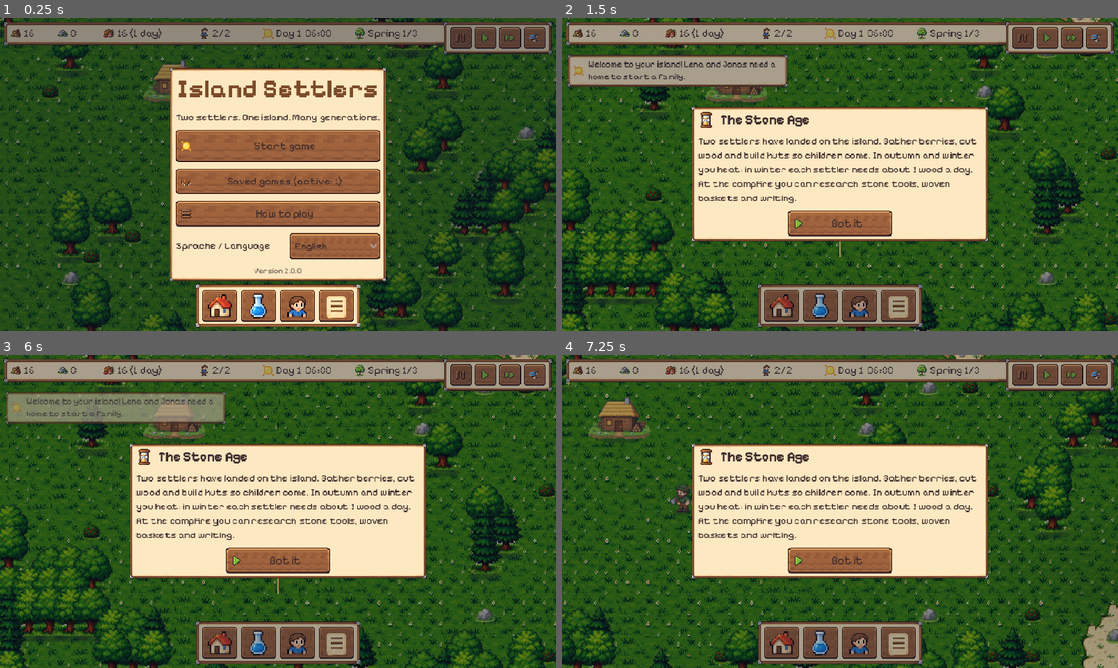
Above: before the commit, frames 1-4 (two rows, left to right).
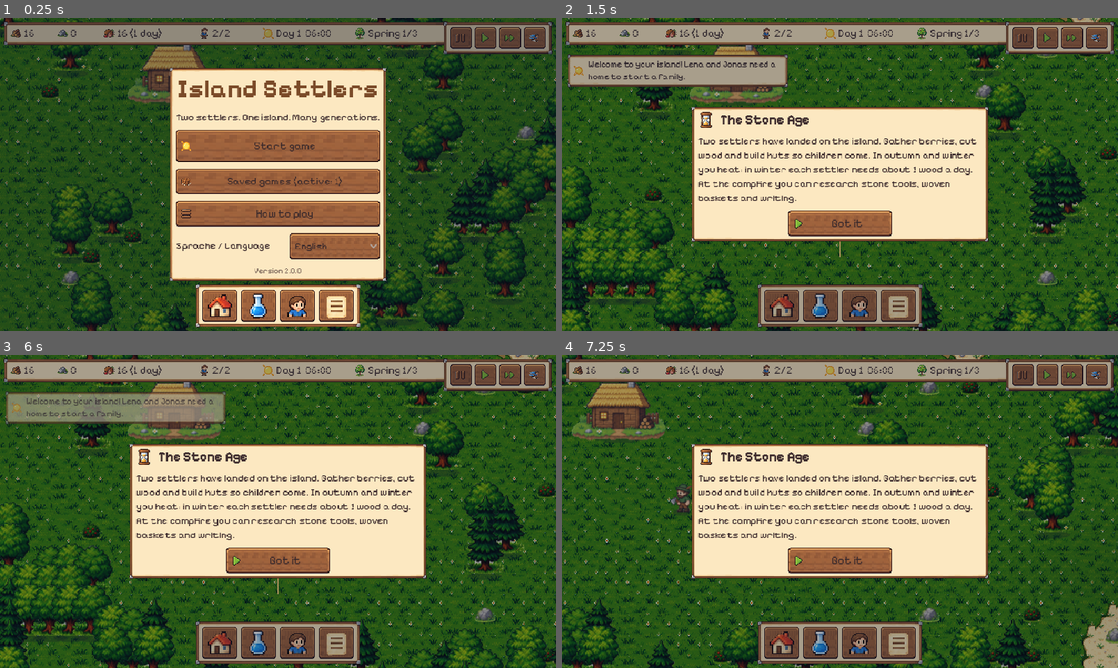
Above: after the commit, the same moments.

Repository: roderichpralle-a11y/New_World
Game: Godot game, scene res://scenes/main.tscn
The game is run twice, just before and just after one commit, with the same random seed, the same clock (stepped at 60 frames per second) and the same inputs.
Inputs (mouse positions are in pixels of both pictures, inside the frame that each line leads up to):
- Up to frame 1 (0.25 s): no input
- Up to frame 2 (1.5 s): click "Start game" at 0.5 s; click (1023, 36) at 1.27 s
- Up to frame 3 (6 s): click (483, 373) at 2.02 s; click (511, 373) at 2.77 s; click (533, 373) at 3.52 s; click (222, 642) at 4.27 s; click (261, 642) at 5.02 s; click (294, 642) at 5.77 s
- Up to frame 4 (7.25 s): tap Enter at 6.5, 6.6 s; move the mouse to (962, 495) at 6.52 s; hold D from 6.53 s (still down); click (962, 495) at 6.67 s; tap Space at 6.77 s

The runs differ from the first frame. In frame 1, 5.2% of the frame differs, in the area x 0-100%, y 0-100%; in frame 2, 7.2%; in frame 3, 7.5%; in frame 4, 6.0%.

Commit message:
Version 2: Größen nach der Figur (Tür als Maßstab), Gebäude und Bäume 30 % kleiner
Jedes Gebäude als eigenes Bild in seiner gemessenen Größe (assets/sprites_hd/big, Data.BIG),
Grundflächen angepasst, Bäume, Tiere und Schiffe nach festen Höhen.

Co-Authored-By: Claude Opus 5.5 (1M context) <noreply@anthropic.com>
Claude-Session: https://claude.ai/code/session_01AQm9zvnYFHHm6K4gRz9rXd

Diff:
--- /dev/null
+++ b/assets/sprites_hd/big/index.json
@@ -0,0 +1,377 @@
+{
+"ai_center": [
+1,
+79,
+66
+],
+"apartment": [
+1,
+100,
+83
+],
+"armory": [
+1,
+75,
+54
+],
+"automaton": [
+1,
+78,
+52
+],
+"bakery": [
+1,
+87,
+58
+],
+"bench": [
+1,
+20,
+15
+],
+"brickworks": [
+1,
+78,
+51
+],
+"cannery": [
+1,
+94,
+55
+],
+"charcoal": [
+1,
+75,
+50
+],
+"claypit": [
+1,
+74,
+46
+],
+"cowshed": [
+1,
+80,
+50
+],
+"equestrian": [
+1,
+42,
+45
+],
+"flagpole": [
+4,
+32,
+47
+],
+"flower_tub": [
+1,
+14,
+14
+],
+"flowerbed_blue": [
+1,
+18,
+15
+],
+"flowerbed_red": [
+1,
+18,
+14
+],
+"flowerbed_yellow": [
+1,
+18,
+14
+],
+"fountain": [
+4,
+36,
+30
+],
+"future_city": [
+1,
+87,
+75
+],
+"glassworks": [
+1,
+76,
+55
+],
+"greenhouse": [
+1,
+66,
+38
+],
+"harbor": [
+1,
+84,
+58
+],
+"harbor_big": [
+1,
+100,
+64
+],
+"henhouse": [
+1,
+76,
+51
+],
+"hologram": [
+4,
+26,
+31
+],
+"house_stone": [
+1,
+64,
+51
+],
+"house_wood": [
+1,
+74,
+59
+],
+"hut": [
+1,
+73,
+52
+],
+"jetty": [
+1,
+68,
+40
+],
+"lab": [
+1,
+84,
+60
+],
+"lantern": [
+1,
+20,
+29
+],
+"library": [
+1,
+77,
+51
+],
+"lighthouse": [
+2,
+61,
+62
+],
+"lodge": [
+1,
+88,
+54
+],
+"menhir": [
+1,
+26,
+27
+],
+"mill": [
+4,
+70,
+68
+],
+"mine": [
+1,
+75,
+51
+],
+"monument": [
+1,
+34,
+36
+],
+"obelisk": [
+1,
+30,
+41
+],
+"office": [
+1,
+61,
+50
+],
+"papermill": [
+1,
+79,
+53
+],
+"park": [
+1,
+54,
+41
+],
+"pavilion": [
+1,
+45,
+43
+],
+"pigsty": [
+1,
+71,
+46
+],
+"plan_automaton": [
+1,
+47,
+42
+],
+"pond": [
+1,
+38,
+29
+],
+"printshop": [
+1,
+76,
+56
+],
+"quarry": [
+1,
+75,
+51
+],
+"quay_food": [
+1,
+101,
+59
+],
+"quay_ore": [
+1,
+88,
+55
+],
+"quay_wood": [
+1,
+85,
+52
+],
+"radio": [
+1,
+67,
+55
+],
+"rose_arch": [
+1,
+31,
+30
+],
+"sawpit": [
+1,
+75,
+51
+],
+"school": [
+1,
+78,
+65
+],
+"scriptorium": [
+1,
+68,
+52
+],
+"scriptorium2": [
+1,
+76,
+53
+],
+"scriptorium3": [
+1,
+69,
+54
+],
+"scriptorium4": [
+1,
+79,
+68
+],
+"shipyard": [
+1,
+83,
+60
+],
+"shipyard2": [
+1,
+89,
+65
+],
+"shipyard3": [
+1,
+100,
+76
+],
+"smelter": [
+1,
+77,
+56
+],
+"smithy": [
+1,
+75,
+52
+],
+"smokehouse": [
+1,
+64,
+46
+],
+"statue_bronze": [
+1,
+25,
+35
+],
+"statue_stone": [
+1,
+28,
+31
+],
+"store_big": [
+1,
+76,
+54
+],
+"storehouse": [
+1,
+64,
+50
+],
+"street_lamp": [
+1,
+18,
+35
+],
+"sundial": [
+1,
+18,
+18
+],
+"tablets": [
+1,
+60,
+50
+],
+"tenement": [
+1,
+76,
+68
+],
+"tower": [
+1,
+29,
+38
+],
+"university": [
+1,
+103,
+70
+]
+}
--- a/data/buildings.json
+++ b/data/buildings.json
@@ -7,19 +7,19 @@
   "grosslager": {"name": "Großes Lager", "desc": "Ein steinerner Speicher mit Stauraum 1000 für alle Waren.", "size": [4, 2], "sprite": "store_big", "buildable": true, "category": "lager", "requires": "maurerei", "storage": 1000, "work": 40, "cost": {"bretter": 16, "stein": 10, "ziegel": 14}},
   "feld": {"name": "Getreidefeld", "desc": "Ein Bauer sät und erntet hier regelmäßig Getreide.", "size": [1, 1], "sprit …(282 unchanged characters)…
   "obstgarten": {"name": "Obstgarten", "desc": "Apfelbäume, die ein Bauer pflegt. Wächst langsamer als Getreide, bringt …(361 unchanged characters)…
-  "muehle": {"name": "Windmühle", "desc": "Mahlt Getreide zu Mehl für die Bäckerei.", "size": [2, 2], "sprite": "mill", "buildable": tru …(254 unchanged characters)…
-  "baeckerei": {"name": "Bäckerei", "desc": "Backt aus Mehl Brot, das sehr lange satt macht.", "size": [3, 2], "sprite": "bakery", "buildable": t …(296 unchanged characters)…
-  "raeucherei": {"name": "Räucherei", "desc": "Räuchert Fisch, damit er viel länger satt macht.", "size": [2, 2], "sprite": "smokehouse", "buildable …(314 unchanged characters)…
+  "muehle": {"name": "Windmühle", "desc": "Mahlt Getreide zu Mehl für die Bäckerei.", "size": [3, 2], "sprite": "mill", "buildable": tru …(254 unchanged characters)…
+  "baeckerei": {"name": "Bäckerei", "desc": "Backt aus Mehl Brot, das sehr lange satt macht.", "size": [4, 2], "sprite": "bakery", "buildable": t …(296 unchanged characters)…
+  "raeucherei": {"name": "Räucherei", "desc": "Räuchert Fisch, damit er viel länger satt macht.", "size": [3, 2], "sprite": "smokehouse", "buildable …(314 unchanged characters)…
   "huehnerhof": {"name": "Hühnerhof", "desc": "Hühner werden mit Getreide gefüttert und legen Eier. Ein Bauer versorgt  …(306 unchanged characters)…
   "schweinestall": {"name": "Schweinestall", "desc": "Schweine werden mit Getreide gemästet und geben Fleisch, das gut  …(349 unchanged characters)…
   "kuhstall": {"name": "Kuhstall", "desc": "Kühe fressen Getreide und Heu und geben jeden Tag Milch, die satt macht und …(342 unchanged characters)…
-  "saegegrube": {"name": "Sägegrube", "desc": "Hier wird Holz zu Brettern zersägt.", "size": [2, 2], "sprite": "sawpit", "buildable": t …(297 unchanged characters)…
-  "lehmgrube": {"name": "Lehmgrube", "desc": "Ein Steinmetz sticht hier Lehm für Ziegel.", "size": [2, 2], "sprite": "claypit", "buildable":  …(230 unchanged characters)…
+  "saegegrube": {"name": "Sägegrube", "desc": "Hier wird Holz zu Brettern zersägt.", "size": [3, 2], "sprite": "sawpit", "buildable": t …(297 unchanged characters)…
+  "lehmgrube": {"name": "Lehmgrube", "desc": "Ein Steinmetz sticht hier Lehm für Ziegel.", "size": [3, 2], "sprite": "claypit", "buildable":  …(230 unchanged characters)…
   "ziegelei": {"name": "Ziegelei", "desc": "Brennt Lehm im Ofen zu festen Ziegeln.", "size": [3, 2], "sprite": "brickwo …(309 unchanged characters)…
-  "steinbruch": {"name": "Steinbruch", "desc": "Liefert endlos Stein, auch wenn die Felsen der Insel verbraucht sind.", "size": [2, 2], "sprite": "quarry", "buildable": t …(275 unchanged characters)…
-  "koehlerei": {"name": "Köhlerei", "desc": "Ein Meiler verwandelt Holz in heiße Holzkohle.", "size": [2, 2], "sprite": "charcoal", "buildable": …(303 unchanged characters)…
-  "mine": {"name": "Erzmine", "desc": "Ein Stollen in den Fels. Liefert Erz und etwas Stein.", "size": [2, 2], "sprite": "mine", "buildable": tru …(278 unchanged characters)…
-  "schmelze": {"name": "Schmelzofen", "desc": "Schmilzt Erz mit Kohle zu Eisen.", "size": [2, 2], "sprite": "smelter", "buildable":  …(318 unchanged characters)…
+  "steinbruch": {"name": "Steinbruch", "desc": "Liefert endlos Stein, auch wenn die Felsen der Insel verbraucht sind.", "size": [3, 2], "sprite": "quarry", "buildable": t …(275 unchanged characters)…
+  "koehlerei": {"name": "Köhlerei", "desc": "Ein Meiler verwandelt Holz in heiße Holzkohle.", "size": [3, 2], "sprite": "charcoal", "buildable": …(303 unchanged characters)…
+  "mine": {"name": "Erzmine", "desc": "Ein Stollen in den Fels. Liefert Erz und etwas Stein.", "size": [3, 2], "sprite": "mine", "buildable": tru …(278 unchanged characters)…
+  "schmelze": {"name": "Schmelzofen", "desc": "Schmilzt Erz mit Kohle zu Eisen.", "size": [3, 2], "sprite": "smelter", "buildable":  …(318 unchanged characters)…
   "schmiede": {"name": "Schmiede", "desc": "Schmiedet aus Eisen und Brettern gute Werkzeuge.", "size": [3, 2], "sprite" …(367 unchanged characters)…
   "waffenschmiede": {"name": "Waffenschmiede", "desc": "Schmiedet aus Eisen und Holz Speere und Säbel. Bei einem Pirate …(522 unchanged characters)…
   "schreibstube": {"name": "Schreibstube", "desc": "Hier forschen zwei Forscher doppelt so schnell wie am Lagerfeuer. L …(279 unchanged characters)…
@@ -27,20 +27,20 @@
   "schreibstube3": {"name": "Gelehrtenstube", "desc": "Schreibstube Stufe 3: drei Forscher, fast doppelt so schnell wie …(332 unchanged characters)…
   "schreibstube4": {"name": "Akademie", "desc": "Schreibstube Stufe 4: vier Forscher arbeiten hier mehr als zweieinhalb …(325 unchanged characters)…
   "bibliothek": {"name": "Bibliothek", "desc": "Das Haus des Wissens: drei Forscher arbeiten hier fast doppelt so schne …(276 unchanged characters)…
-  "tafelmacherei": {"name": "Tafelmacherei", "desc": "Ein Ha …(89 unchanged characters)… t 20 % des Tempos geforscht.", "size": [2, 2], "sprite": "tablets", "buildable":  …(264 unchanged characters)…
-  "verwaltung": {"name": "Verwaltung", "desc": "Sitz des Ver …(73 unchanged characters)… erstunden und Schichtarbeit.", "size": [2, 2], "sprite": "office", "buildable": t …(170 unchanged characters)…
-  "rundfunk": {"name": "Rundfunkanstalt", "desc": "Sendemast …(122 unchanged characters)…  eine, auch die Heimatinsel.", "size": [2, 2], "sprite": "radio", "buildable": tr …(154 unchanged characters)…
+  "tafelmacherei": {"name": "Tafelmacherei", "desc": "Ein Ha …(89 unchanged characters)… t 20 % des Tempos geforscht.", "size": [3, 2], "sprite": "tablets", "buildable":  …(264 unchanged characters)…
+  "verwaltung": {"name": "Verwaltung", "desc": "Sitz des Ver …(73 unchanged characters)… erstunden und Schichtarbeit.", "size": [3, 2], "sprite": "office", "buildable": t …(170 unchanged characters)…
+  "rundfunk": {"name": "Rundfunkanstalt", "desc": "Sendemast …(122 unchanged characters)…  eine, auch die Heimatinsel.", "size": [3, 2], "sprite": "radio", "buildable": tr …(154 unchanged characters)…
   "rechenautomat": {"name": "Rechenautomat", "desc": "Zahnräder und Lochstreifen rechnen für den Verwalter: auf dieser  …(274 unchanged characters)…
   "planautomat": {"name": "Planungsautomat", "desc": "Steht direkt vor der Verwaltung. Der Verwalter rechnet damit aus, …(461 unchanged characters)…
-  "werft": {"name": "Werft", "desc": "Am Ufer bauen Handwerk …(140 unchanged characters)… iegeplatz für ein Ruderboot.", "size": [3, 2], "sprite": "shipyard", "buildable": …(437 unchanged characters)…
-  "werft2": {"name": "Große Werft", "desc": "Ausgebaute Werft (Stufe 2): baut auch Koggen. Liegeplatz für ein Ruderboot.", "size": [3, 2], "sprite": "shipyard2", "buildable" …(469 unchanged characters)…
-  "werft3": {"name": "Königliche Werft", "desc": "Ausgebaute …(71 unchanged characters)… iegeplatz für ein Ruderboot.", "size": [3, 2], "sprite": "shipyard3", "buildable" …(461 unchanged characters)…
-  "anlegesteg": {"name": "Anlegesteg", "desc": "Ein Holzsteg ins Wasser: 2 Liegeplätze für Ruderboote, Laden geht schneller als am Strand.", "size": [2, 1], "sprite": "jetty", "buildable": tr …(166 unchanged characters)…
-  "hafen": {"name": "Hafen", "desc": "Kaimauer mit Kran: 2 L …(88 unchanged characters)…  Schiffe die Insel anlaufen.", "size": [3, 2], "sprite": "harbor", "buildable": t …(184 unchanged characters)…
+  "werft": {"name": "Werft", "desc": "Am Ufer bauen Handwerk …(140 unchanged characters)… iegeplatz für ein Ruderboot.", "size": [4, 2], "sprite": "shipyard", "buildable": …(437 unchanged characters)…
+  "werft2": {"name": "Große Werft", "desc": "Ausgebaute Werft (Stufe 2): baut auch Koggen. Liegeplatz für ein Ruderboot.", "size": [4, 2], "sprite": "shipyard2", "buildable" …(469 unchanged characters)…
+  "werft3": {"name": "Königliche Werft", "desc": "Ausgebaute …(71 unchanged characters)… iegeplatz für ein Ruderboot.", "size": [4, 2], "sprite": "shipyard3", "buildable" …(461 unchanged characters)…
+  "anlegesteg": {"name": "Anlegesteg", "desc": "Ein Holzsteg ins Wasser: 2 Liegeplätze für Ruderboote, Laden geht schneller als am Strand.", "size": [3, 1], "sprite": "jetty", "buildable": tr …(166 unchanged characters)…
+  "hafen": {"name": "Hafen", "desc": "Kaimauer mit Kran: 2 L …(88 unchanged characters)…  Schiffe die Insel anlaufen.", "size": [4, 2], "sprite": "harbor", "buildable": t …(184 unchanged characters)…
   "grosser_hafen": {"name": "Großer Hafen", "desc": "Tiefes Becken und zwei Kräne: 3 Liegeplätze, auch für Galeonen. Se …(274 unchanged characters)…
-  "holzkai": {"name": "Holzkai", "desc": "Kai für Holz, Bret …(74 unchanged characters)… eplatz für mittlere Schiffe.", "size": [3, 2], "sprite": "quay_wood", "buildable" …(241 unchanged characters)…
-  "steinkai": {"name": "Erzkai", "desc": "Kai mit Rutschen f …(90 unchanged characters)… eplatz für mittlere Schiffe.", "size": [3, 2], "sprite": "quay_ore", "buildable": …(275 unchanged characters)…
-  "proviantkai": {"name": "Proviantkai", "desc": "Kai mit Kü …(67 unchanged characters)… eplatz für mittlere Schiffe.", "size": [3, 2], "sprite": "quay_food", "buildable" …(321 unchanged characters)…
+  "holzkai": {"name": "Holzkai", "desc": "Kai für Holz, Bret …(74 unchanged characters)… eplatz für mittlere Schiffe.", "size": [4, 2], "sprite": "quay_wood", "buildable" …(241 unchanged characters)…
+  "steinkai": {"name": "Erzkai", "desc": "Kai mit Rutschen f …(90 unchanged characters)… eplatz für mittlere Schiffe.", "size": [4, 2], "sprite": "quay_ore", "buildable": …(275 unchanged characters)…
+  "proviantkai": {"name": "Proviantkai", "desc": "Kai mit Kü …(67 unchanged characters)… eplatz für mittlere Schiffe.", "size": [4, 2], "sprite": "quay_food", "buildable" …(321 unchanged characters)…
   "wachturm": {"name": "Wachturm", "desc": "Ein Bogenschütze hält Wache und schießt auf wilde Tiere in der Nähe. Siedle …(263 unchanged characters)…
   "leuchtturm": {"name": "Leuchtturm", "desc": "Sein Feuer führt die Boote: Erkundungen dauern nur halb so lange und al …(273 unchanged characters)…
   "denkmal": {"name": "Denkmal", "desc": "Ein goldenes Denkmal für die Gründer. Auf allen Inseln kommen öfter Kinder zu …(260 unchanged characters)…
@@ -51,11 +51,11 @@
   "universitaet": {"name": "Universität", "desc": "Gelehrte aller Fächer: vier Forscher arbeiten hier dreieinhalbmal so …(293 unchanged characters)…
   "stahlwerk": {"name": "Stahlwerk", "desc": "Im Hochofen wird aus Eisen und viel Kohle harter Stahl.", "size": [3, 2], …(408 unchanged characters)…
   "fabrik": {"name": "Fabrik", "desc": "Dampfgetriebene Maschinen bauen neue Maschinen aus Stahl und Holz.", "size": [4 …(369 unchanged characters)…
-  "konservenfabrik": {"name": "Konservenfabrik", "desc": "Fisch in Blechdosen: sättigt gut und verdirbt nie.", "size": [3, 2], "sprite": "cannery", "buildable":  …(326 unchanged characters)…
+  "konservenfabrik": {"name": "Konservenfabrik", "desc": "Fisch in Blechdosen: sättigt gut und verdirbt nie.", "size": [4, 2], "sprite": "cannery", "buildable":  …(326 unchanged characters)…
   "mietshaus": {"name": "Mietshaus", "desc": "Drei Stockwerke Backstein für 10 Siedler. Wer hier wohnt, bekommt 80 % öf …(307 unchanged characters)…
   "kraftwerk": {"name": "Kraftwerk", "desc": "Verbrennt Kohle und erzeugt Strom für Fabriken, Labore und Rechner.", "si …(354 unchanged characters)…
   "gewaechshaus": {"name": "Gewächshaus", "desc": "Unter Glas wachsen Äpfel das ganze Jahr, auch im Winter.", "size": [ …(374 unchanged characters)…
-  "wohnblock": {"name": "Wohnblock", "desc": "Ein Hochhaus a …(111 unchanged characters)… usbauen.", "birth_bonus": 2.0, "size": [3, 2], "sprite": "apartment", "buildable" …(174 unchanged characters)…
+  "wohnblock": {"name": "Wohnblock", "desc": "Ein Hochhaus a …(111 unchanged characters)… usbauen.", "birth_bonus": 2.0, "size": [4, 2], "sprite": "apartment", "buildable" …(174 unchanged characters)…
   "elektronikwerk": {"name": "Elektronikwerk", "desc": "Im Reinraum entstehen Chips aus Glas, Stahl und Strom.", "size" …(370 unchanged characters)…
   "droidenfabrik": {"name": "Droidenfabrik", "desc": "Baut aus Elektronik, Stahl, Maschinen und Strom Droiden. Jeder Dr …(493 unchanged characters)…
   "solarpark": {"name": "Solarpark", "desc": "Sonnenlicht wird zu Strom, ganz ohne Kohle. Ein Handwerker hält die Panee …(391 unchanged characters)…
@@ -65,7 +65,7 @@
   "zukunftsstadt": {"name": "Zukunftsstadt", "desc": "Gläserne Türme, grüne Dächer und eine Rakete: das Ziel aller Zeit …(380 unchanged characters)…
   "strasse": {"name": "Straße", "desc": "Gepflasterter Weg, 1 Feld. Siedler laufen darauf 1,5-mal so schnell. Der Baume …(201 unchanged characters)…
   "zaun": {"name": "Zaun", "desc": "Holzzaun, 1 Feld. Siedler steigen darüber, wilde Tiere kommen nicht hindurch. Ein g …(281 unchanged characters)…
-  "jagdhuette": {"name": "Jagdhütte", "desc": "Wird als Teil …(227 unchanged characters)… r Art bleiben 2 Tiere übrig.", "size": [2, 2], "sprite": "lodge", "buildable": tr …(117 unchanged characters)…
+  "jagdhuette": {"name": "Jagdhütte", "desc": "Wird als Teil …(227 unchanged characters)… r Art bleiben 2 Tiere übrig.", "size": [3, 2], "sprite": "lodge", "buildable": tr …(117 unchanged characters)…
   "deich": {"name": "Deich", "desc": "Wall aus Stein, Holz und Lehm, 1 Feld, auch im Wasser am Ufer. Ist Wasser am Ufer …(312 unchanged characters)…
   "setzling": {"name": "Baum pflanzen", "desc": "Der Förster setzt hier einen jungen Baum, der in ein paar Tagen heranw …(215 unchanged characters)…
   "kiesweg": {"name": "Kiesweg", "desc": "Heller Weg aus Kies, 1 Feld. Siedler laufen darauf 1,2-mal so schnell. Billig …(255 unchanged characters)…
--- a/scripts/autoload/data.gd
+++ b/scripts/autoload/data.gd
@@ -140,6 +140,10 @@
 const TOOL_INDEX := {"axe": 0, "pick": 1, "basket": 2, "rod": 3, "hammer": 4, "sickle": 5,
 	"spoon": 6, "book": 7, "shovel": 8, "spear": 9, "saber": 10, "pitchfork": 11, "club": 12, "newspaper": 13}
 
+## Größenverhältnisse (josh 2026-10-24): Gebäude als eigene Bilder in ihrer gemessenen Größe
+## (assets/sprites_hd/big, tools/art_v2/build.py gen_big): Name -> [Bilder, Breite, Höhe] je Bild.
+## Gilt vor BUILDING_CELLS und objects.png.
+var BIG: Dictionary = {}
 var _icon_index: Dictionary = {}
 var _cache: Dictionary = {}
 
@@ -163,6 +167,11 @@
 	goals = _load("goals")
 	animals = _load("animals")
 	people = _load("people")
+	var bf := FileAccess.open("res://assets/sprites_hd/big/index.json", FileAccess.READ)
+	if bf:
+		var bi = JSON.parse_string(bf.get_as_text())
+		if bi is Dictionary:
+			BIG = bi
 	var f := FileAccess.open("res://assets/sprites/icons.txt", FileAccess.READ)
 	if f:
 		var i := 0
@@ -219,7 +228,13 @@
 	if _cache.has(key):
 		return _cache[key]
 	var at := AtlasTexture.new()
-	if BUILDING_CELLS.has(name):
+	if BIG.has(name):
+		var b: Array = BIG[name]
+		if not _cache.has("big:" + name):
+			_cache["big:" + name] = hd("big/" + name)
+		at.atlas = _cache["big:" + name]
+		at.region = Rect2(float(b[1]) * (frame % int(b[0])), 0, float(b[1]), float(b[2]))
+	elif BUILDING_CELLS.has(name):
 		var i: int = BUILDING_CELLS[name][0] + frame
 		at.atlas = tex_buildings
 		at.region = Rect2((i % 8) * 64, (i / 8) * 64, 64, 64)
@@ -240,6 +255,8 @@
 
 
 func object_frames(name: String) -> int:
+	if BIG.has(name):
+		return int(BIG[name][0])
 	if BUILDING_CELLS.has(name):
 		return BUILDING_CELLS[name][1]
 	if OBJECT2_REGIONS.has(name):
Binary file changed: assets/sprites_hd/animals.png
Binary file added: assets/sprites_hd/big/ai_center.png
Not shown, added: assets/sprites_hd/big/ai_center.png.import
Binary file added: assets/sprites_hd/big/apartment.png
Not shown, added: assets/sprites_hd/big/apartment.png.import
Binary file added: assets/sprites_hd/big/armory.png
Not shown, added: assets/sprites_hd/big/armory.png.import
Binary file added: assets/sprites_hd/big/automaton.png
Not shown, added: assets/sprites_hd/big/automaton.png.import
Binary file added: assets/sprites_hd/big/bakery.png
Not shown, added: assets/sprites_hd/big/bakery.png.import
Binary file added: assets/sprites_hd/big/bench.png
(and 145 more such lines)
